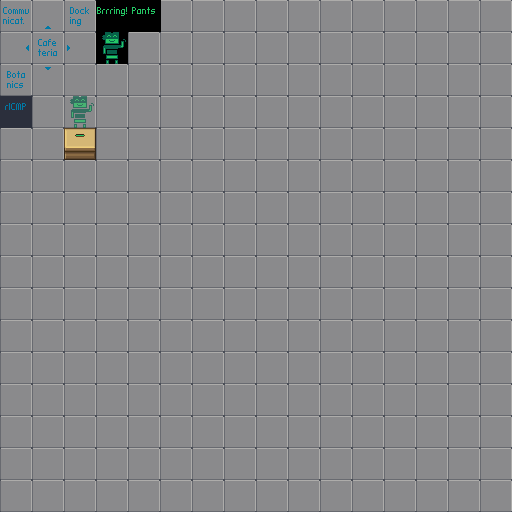
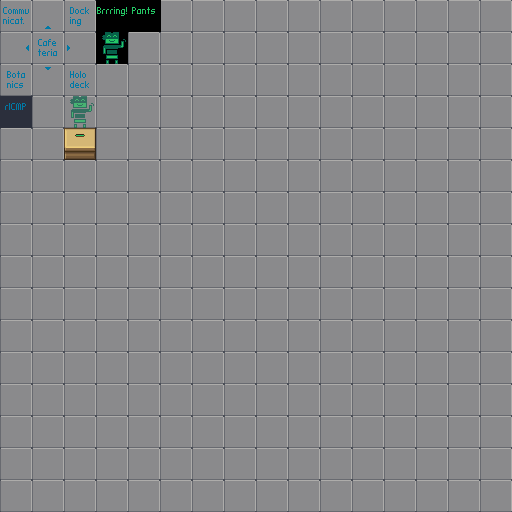
The second 512 x 512 image is a revision of the first. Changes to its layers:
painted on "tiles" over [70, 71, 89, 88]
